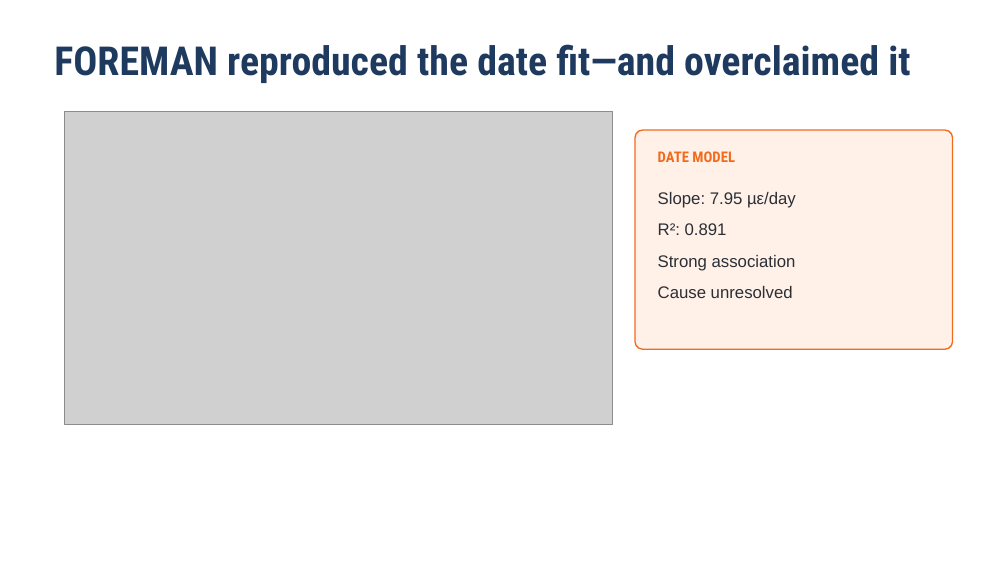
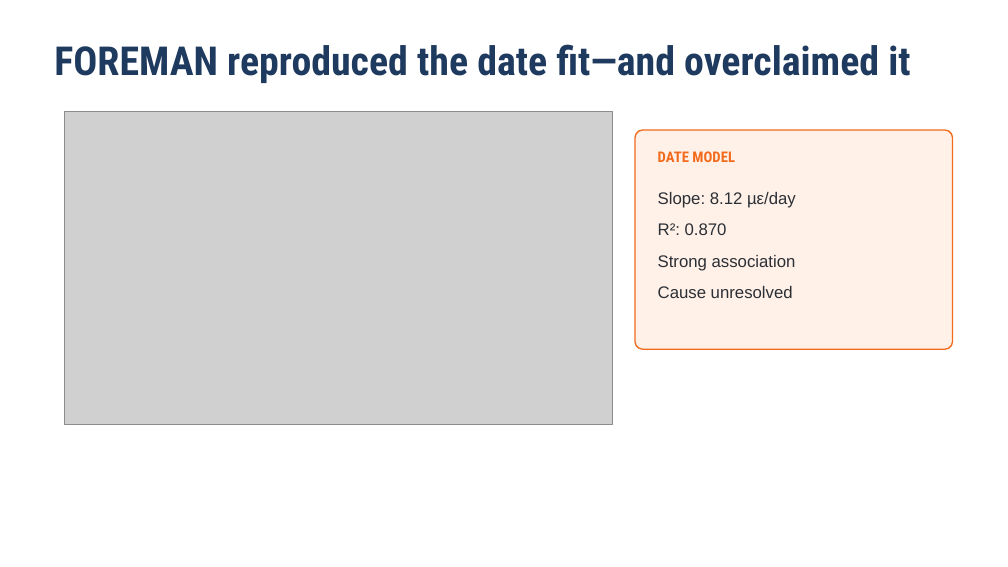
Before and after one commit to Stone-Arch-Collective/Design-and-AI, a slide deck: slide 2 of teaching-pack/12-M08-spurious-correlation/M08-instructor-reveal.pptx. Drawn at 1008x567 pixels with LibreOffice and Linux fonts; fonts in the diff are those of the drawing; grey boxes stand for pictures. Boxes give left, top, right and bottom in pixels: in the first picture for what was removed or moved away, otherwise in the second. Text is boxed around its words. In the diff, an @@ line names an element or a change of style, - is before the commit and + after.

```diff
--- a/teaching-pack/12-M08-spurious-correlation/M08-instructor-reveal.pptx
+++ b/teaching-pack/12-M08-spurious-correlation/M08-instructor-reveal.pptx
@@ text at [658, 192, 796, 235]: text changed @@
-Slope: 7.95 µε/day
-R²: 0.891
+Slope: 8.12 µε/day
+R²: 0.870
```
Also in this commit, not shown: 2 other slides changed, 7 other files.
